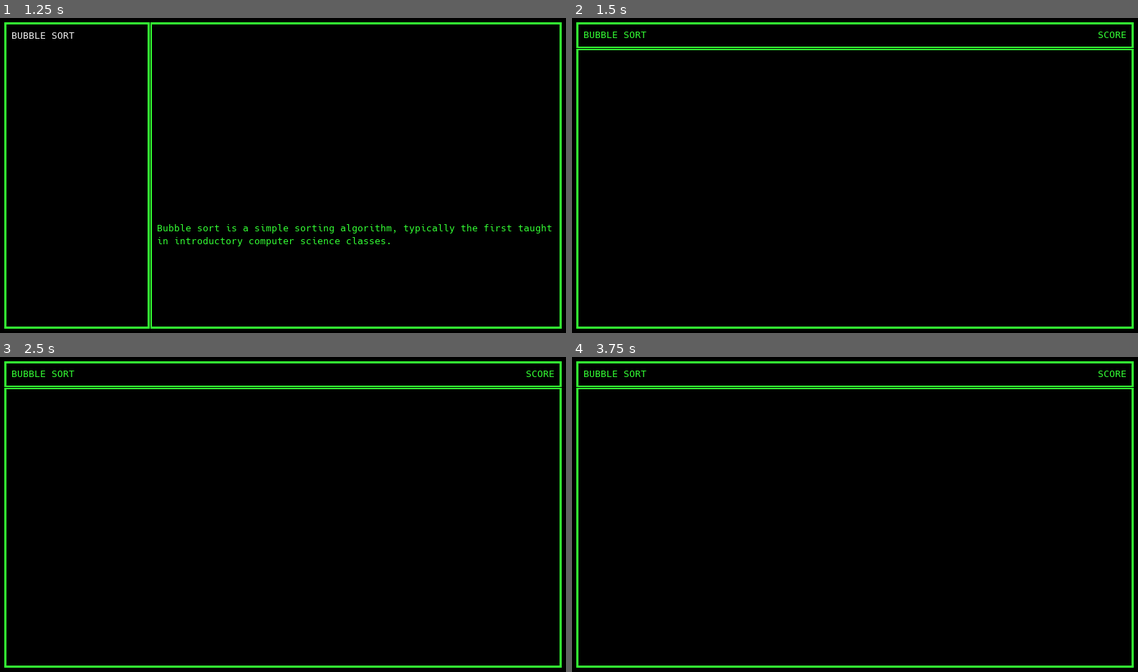
Above: before the commit, frames 1-4 (two rows, left to right).
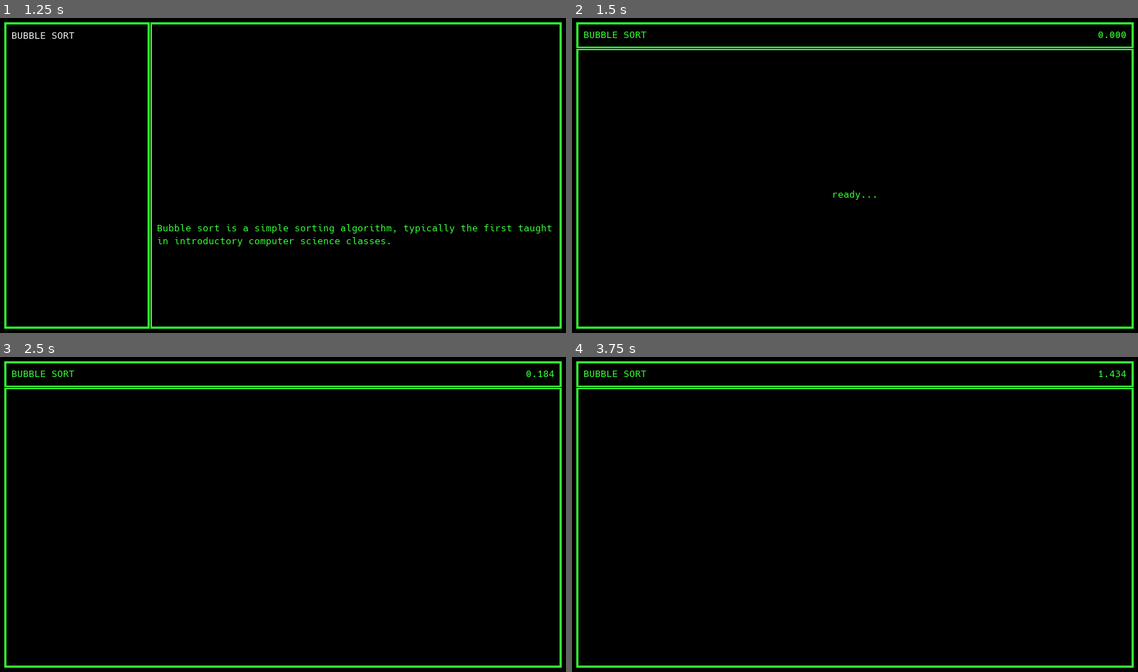
Above: after the commit, the same moments.

Repository: danielzting/algorithm-simulator
Game: Godot game, scene res://scenes/menu.tscn
Two runs of this game, one before a commit and one after it. Both use one fixed random seed, a clock stepped at 60 frames per second and the inputs below.
Inputs:
- Up to frame 1 (1.25 s): click "start" at 0.5 s
- Up to frame 2 (1.5 s): click "BUBBLE SORT" at 1.25 s
- Up to frame 3 (2.5 s): tap Enter at 2 s
- Up to frame 4 (3.75 s): tap Space at 3.5 s

Frame 1 is identical in both runs. In frame 2, 0.1% of the frame differs, in the area x 46-98%, y 4-58%; in frame 3, less than 0.1%; in frame 4, less than 0.1%.

Commit message:
feat: add ready screen and timer
Added a one-second ready screen before the timer starts.

Diff:
--- a/scenes/play.tscn
+++ b/scenes/play.tscn
@@ -60,3 +60,8 @@
 margin_top = 20.0
 margin_right = 1840.0
 margin_bottom = 914.0
+
+[node name="Timer" type="Timer" parent="."]
+one_shot = true
+autostart = true
+[connection signal="timeout" from="Timer" to="PlayingScreen" method="_on_Timer_timeout"]
--- a/scripts/play.gd
+++ b/scripts/play.gd
@@ -1,8 +1,22 @@
 extends VBoxContainer
 
+var start_time = -1
+
 func _ready():
+	var label = Label.new()
+	label.text = "ready..."
+	label.align = Label.ALIGN_CENTER
+	label.set_anchors_preset(Control.PRESET_HCENTER_WIDE)
+	$DisplayBorder/Display.add_child(label)
 	$HUDBorder/HUD/Level.text = scene.get_param("level")
+	match scene.get_param("level"):
+		"BUBBLE SORT":
+			pass
 
-# Called every frame. 'delta' is the elapsed time since the previous frame.
-#func _process(delta):
-#	pass
+func _process(delta):
+	var elapsed_time = stepify((OS.get_ticks_msec() - start_time) / 1000.0, 0.001)
+	$HUDBorder/HUD/Score.text = "0.000" if start_time == -1 else "%.3f" % elapsed_time
+
+func _on_Timer_timeout():
+	$DisplayBorder/Display.get_child(0).queue_free()
+	start_time = OS.get_ticks_msec()
